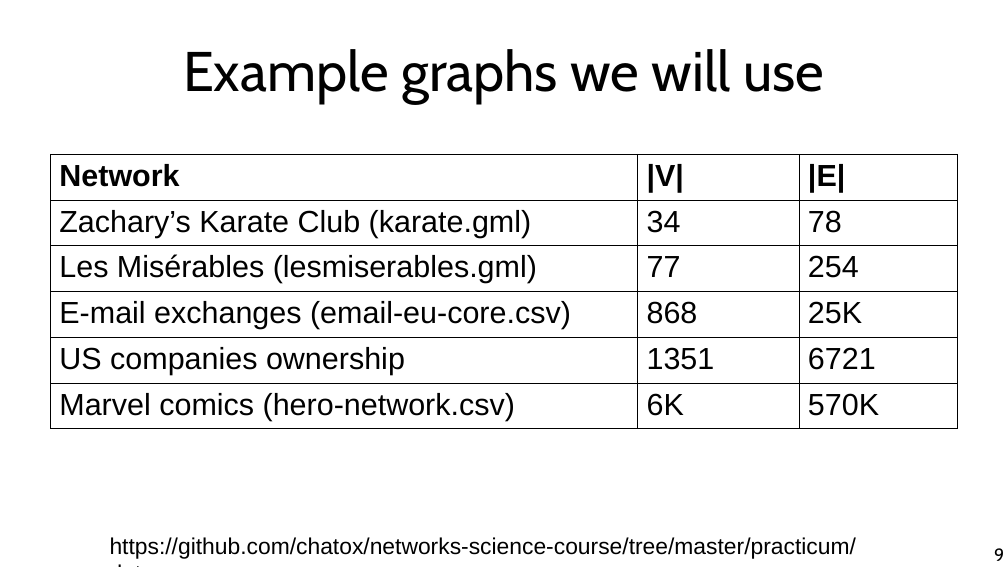
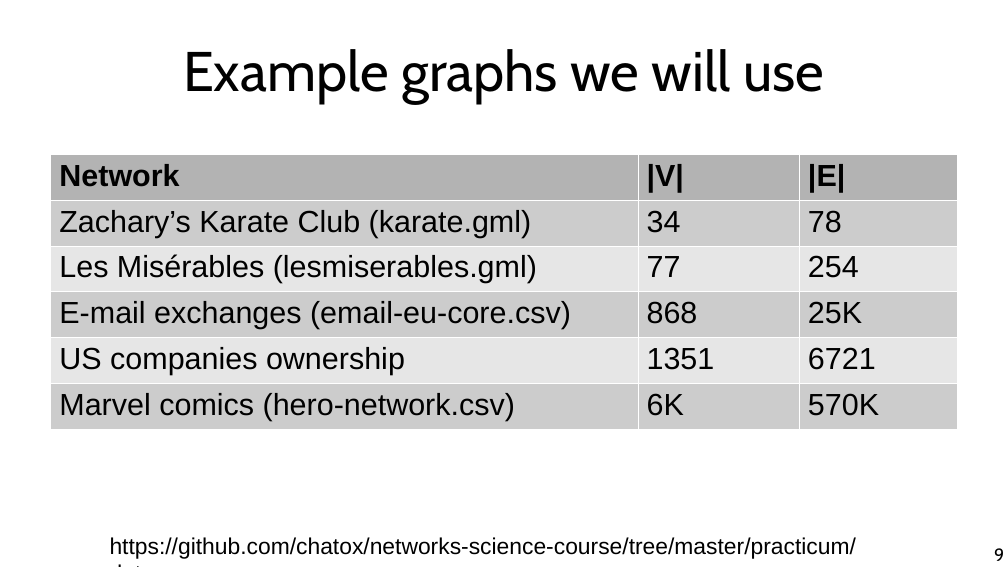
Before and after one commit to chatox/networks-science-course, a slide deck: slide 9 of theory/tt02_graph_theory_basics.odp. Drawn at 1008x567 pixels with LibreOffice and Linux fonts; fonts in the diff are those of the drawing. Boxes give left, top, right and bottom in pixels: in the first picture for what was removed or moved away, otherwise in the second. Text is boxed around its words. In the diff, an @@ line names an element or a change of style, - is before the commit and + after.

```diff
--- a/theory/tt02_graph_theory_basics.odp
+++ b/theory/tt02_graph_theory_basics.odp
@@ table at (x1=50, y1=155, x2=957, y2=425) @@
@@ fill none to #B3B3B3 in row 1 @@
@@ fill none to #CCCCCC in 9 cells @@
@@ fill none to #E6E6E6 in 6 cells @@
@@ borders changed @@
```
Also in this commit, not shown: 1 other slide changed, 1 slide added.
